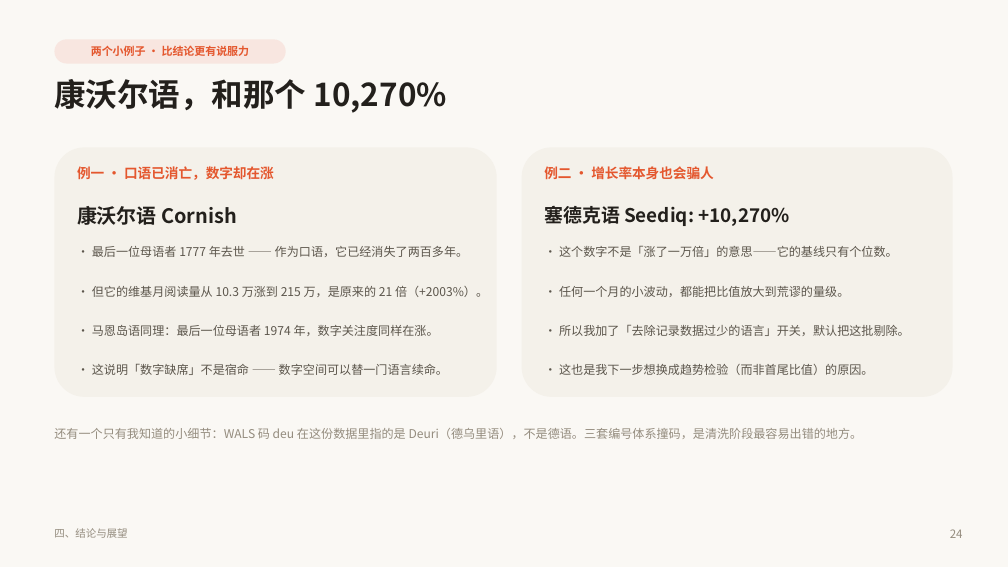
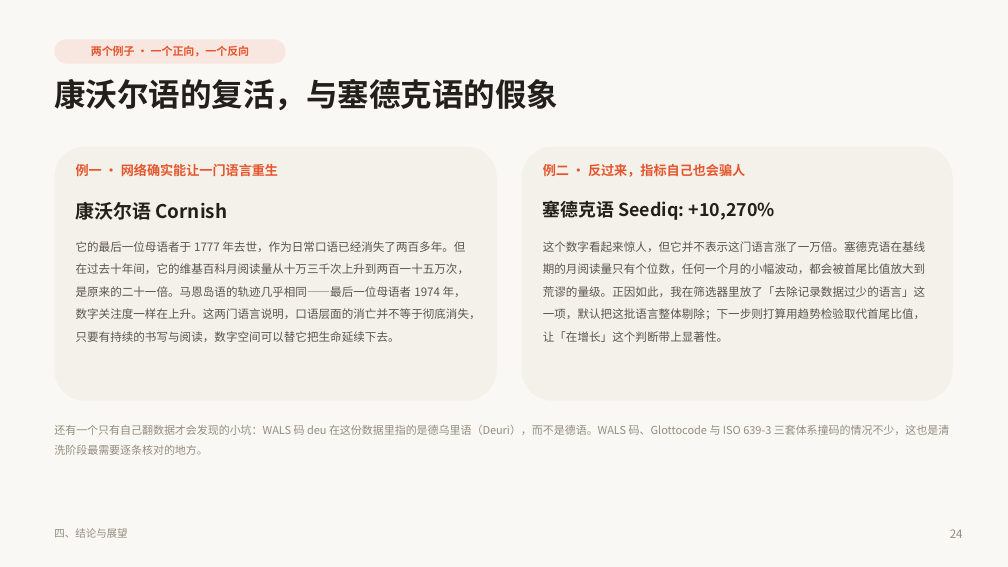
Before and after one commit to quvro/world-language-vitality-map, a slide deck: slide 24 of paper/世界语言赛博活力图谱_答辩PPT.pptx. Drawn at 1008x567 pixels with LibreOffice and Linux fonts; fonts in the diff are those of the drawing. Boxes give left, top, right and bottom in pixels: in the first picture for what was removed or moved away, otherwise in the second. Text is boxed around its words. In the diff, an @@ line names an element or a change of style, - is before the commit and + after.

```diff
--- a/paper/世界语言赛博活力图谱_答辩PPT.pptx
+++ b/paper/世界语言赛博活力图谱_答辩PPT.pptx
@@ text in rounded rectangle at (91, 45, 250, 57): text changed @@
-两个小例子 · 比结论更有说服力
+两个例子 · 一个正向，一个反向
@@ text at (54, 79, 558, 110): text changed @@
-康沃尔语，和那个 10,270%
+康沃尔语的复活，与塞德克语的假象
@@ rounded rectangle: place and size @@
-rounded rectangle at (54, 147, 497, 397)
+rounded rectangle at (54, 147, 497, 401)
@@ rounded rectangle: place and size @@
-rounded rectangle at (522, 147, 953, 397)
+rounded rectangle at (522, 147, 953, 401)
@@ text at (76, 164, 278, 176): text changed; size 13 to 12.5 pt @@
-例一 · 口语已消亡，数字却在涨
+例一 · 网络确实能让一门语言重生
@@ text at (543, 164, 745, 177): text changed; size 13 to 12.5 pt @@
-例二 · 增长率本身也会骗人
+例二 · 反过来，指标自己也会骗人
@@ text "康沃尔语 Cornish" at (76, 202, 227, 220): size 19 to 18 pt @@
@@ text "塞德克语 Seediq: +10,270%" at (543, 201, 775, 220): size 18 to 17 pt @@
@@ text at (76, 241, 481, 342): text changed; size 11.5 to 11 pt @@
-· 最后一位母语者 1777 年去世 —— 作为口语，它已经消失了两百多年。
+它的最后一位母语者于 1777 年去世，作为日常口语已经消失了两百多年。但在过去十年间，它的维基百科月阅读量从十万三千次上升到两百一十五万次，是原来的二十一倍。马恩岛语的轨迹几乎相同——最后一位母语者 1974 年，数字关注度一样在上升。这两门语言说明，口语层面的消亡并不等于彻底消失，只要有持续的书写与阅读，数字空间可以替它把生命延续下去。
@@ text added at (543, 241, 925, 342), 11 pt, text #5C564C @@
+这个数字看起来惊人，但它并不表示这门语言涨了一万倍。塞德克语在基线期的月阅读量只有个位数，任何一个月的小幅波动，都会被首尾比值放大到荒谬的量级。正因如此，我在筛选器里放了「去除记录数据过少的语言」这一项，默认把这批语言整体剔除；下一步则打算用趋势检验取代首尾比值，让「在增长」这个判断带上显著性。
@@ text removed at (559, 246, 898, 257) @@
-· 这个数字不是「涨了一万倍」的意思——它的基线只有个位数。
@@ text removed at (92, 286, 488, 297) @@
-· 但它的维基月阅读量从 10.3 万涨到 215 万，是原来的 21 倍（+2003%）。
@@ text removed at (559, 286, 849, 297) @@
-· 任何一个月的小波动，都能把比值放大到荒谬的量级。
@@ text removed at (92, 325, 439, 336) @@
-· 马恩岛语同理：最后一位母语者 1974 年，数字关注度同样在涨。
@@ text removed at (559, 325, 910, 336) @@
-· 所以我加了「去除记录数据过少的语言」开关，默认把这批剔除。
@@ text removed at (92, 364, 448, 375) @@
-· 这说明「数字缺席」不是宿命 —— 数字空间可以替一门语言续命。
@@ text removed at (559, 364, 873, 375) @@
-· 这也是我下一步想换成趋势检验（而非首尾比值）的原因。
@@ text at (54, 425, 949, 455): text changed; size 11.5 to 10.5 pt @@
-还有一个只有我知道的小细节：WALS 码 deu 在这份数据里指的是 Deuri（德乌里语），不是德语。三套编号体系撞码，是清洗阶段最容易出错的地方。
+还有一个只有自己翻数据才会发现的小坑：WALS 码 deu 在这份数据里指的是德乌里语（Deuri），而不是德语。WALS 码、Glottocode 与 ISO 639-3 三套体系撞码的情况不少，这也是清洗阶段最需要逐条核对的地方。
```
Also in this commit, not shown: 2 other slides changed, 2 other files.
